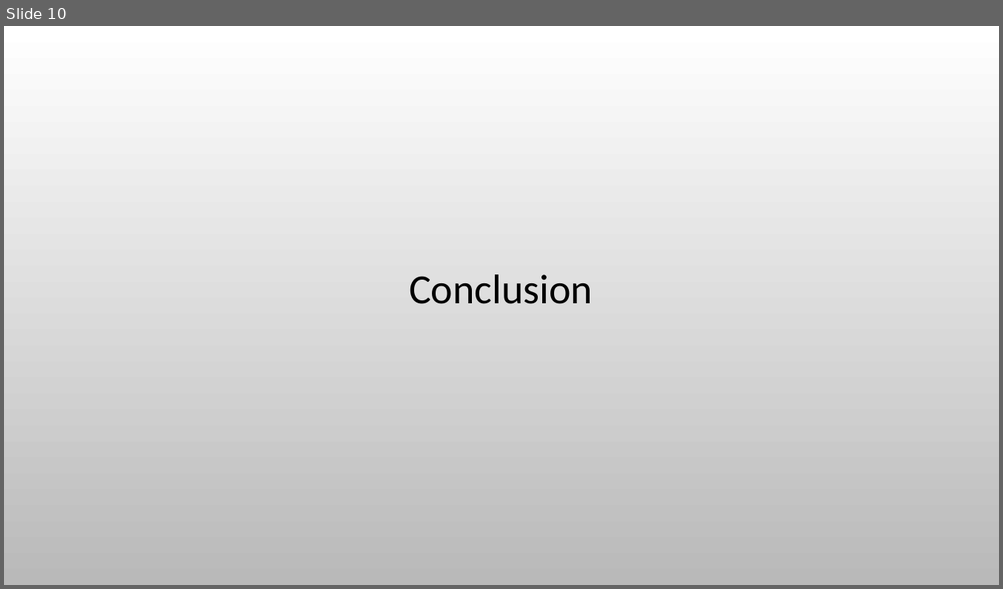
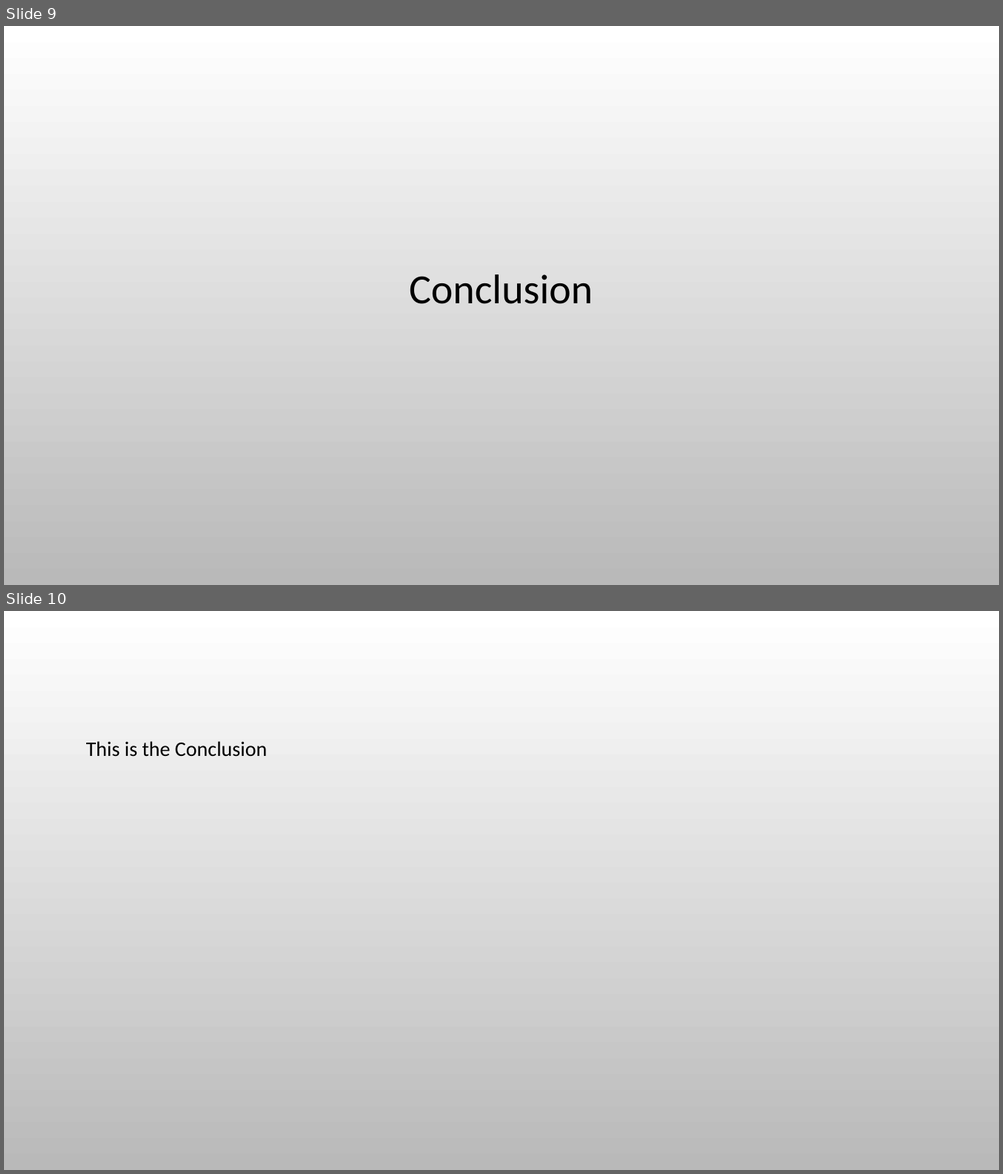
Before and after one commit to ted-dunstone/reports, a slide deck: simple/presentation.pptx. Shown one above the other, each under a label of ours: slide 10 before the commit, slides 9 and 10 after it. The pictures are 1003x589 and 1003x1174 pixels, drawn with LibreOffice and Linux fonts; fonts in the diff are those of the drawing; background and template pictures are left out. Boxes give left, top, right and bottom in pixels: in the first picture for what was removed or moved away, otherwise in the second. Text is boxed around its words. In the diff, an @@ line names an element or a change of style, - is before the commit and + after.

```diff
--- a/simple/presentation.pptx
+++ b/simple/presentation.pptx
@@ slide 10 added at (4, 611, 999, 1170), background picture (left out) @@
@@ text added at (86, 741, 267, 757), 20 pt, text #000000 @@
+This is the Conclusion
@@ what was slide 10 is now slide 9 @@
```
Also in this commit, not shown: 2 slides changed, 5 other slides added, 12 slides removed, 35 other files.
